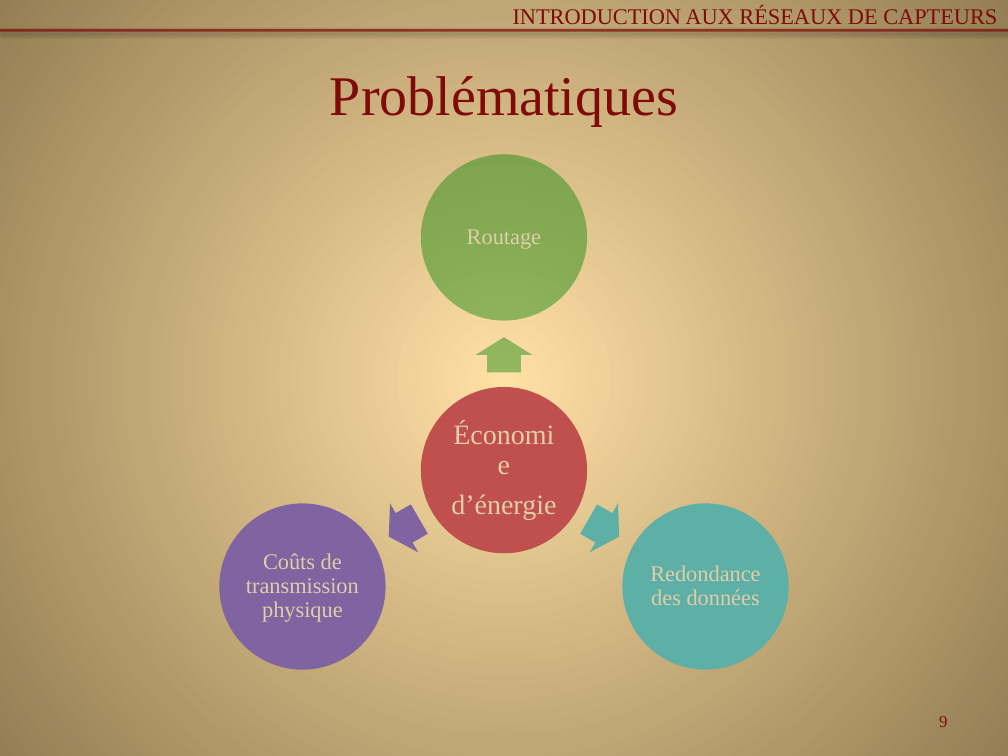
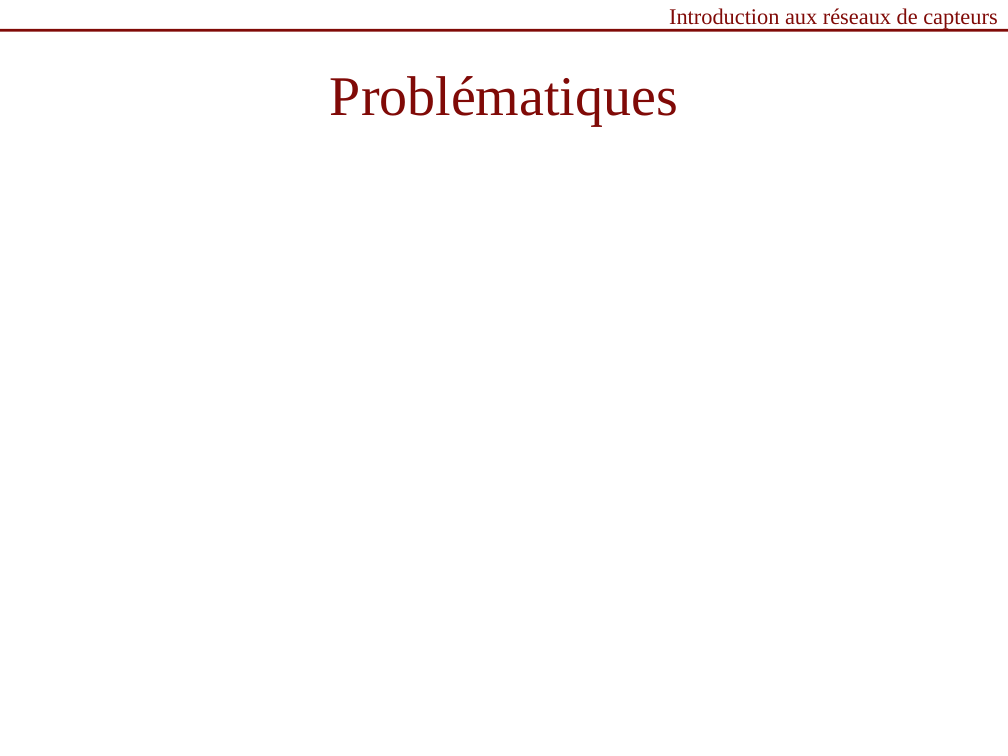
Before and after one commit to Patre/Energy-saving-in-sensors--networks, a slide deck: slide 9 of Redaction/pres.pptx. Drawn at 1008x756 pixels with LibreOffice and Linux fonts; fonts in the diff are those of the drawing. Boxes give left, top, right and bottom in pixels: in the first picture for what was removed or moved away, otherwise in the second. Text is boxed around its words. In the diff, an @@ line names an element or a change of style, - is before the commit and + after.

```diff
--- a/Redaction/pres.pptx
+++ b/Redaction/pres.pptx
@@ background gradient #FFDFA6 to #957E54 to #FFFFFF @@
@@ text at (x1=669, y1=8, x2=997, y2=29): text changed @@
-INTRODUCTION AUX RÉSEAUX DE CAPTEURS
+Introduction aux réseaux de capteurs
@@ line (0, 30) - (1008, 30): stroke #800A07 2 pt to #800A07 2.01 pt @@
@@ group removed at (x1=220, y1=154, x2=788, y2=669): 4 ellipses, 4 texts, 3 right arrows @@
-Économie
-d’énergie
-Routage
-Redondance des données
-Coûts de transmission physique
@@ page number removed at (x1=939, y1=716, x2=947, y2=727) @@
-9
```
Also in this commit, not shown: 28 other slides changed, 8 slides added, 1 slide removed.
